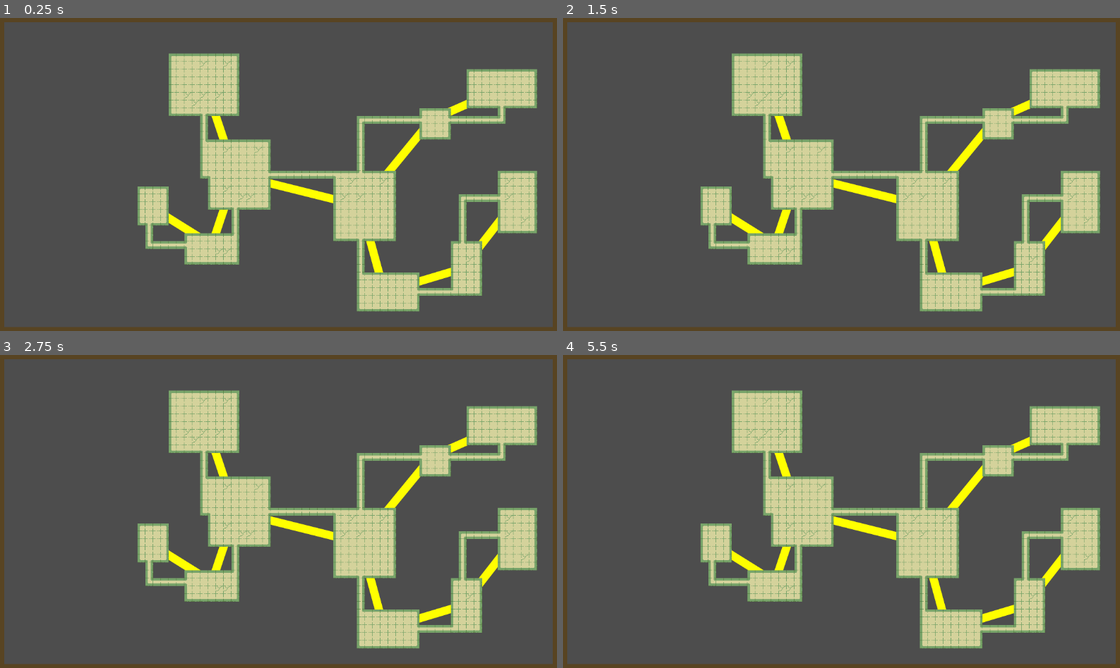
Above: before the commit, frames 1-4 (two rows, left to right).
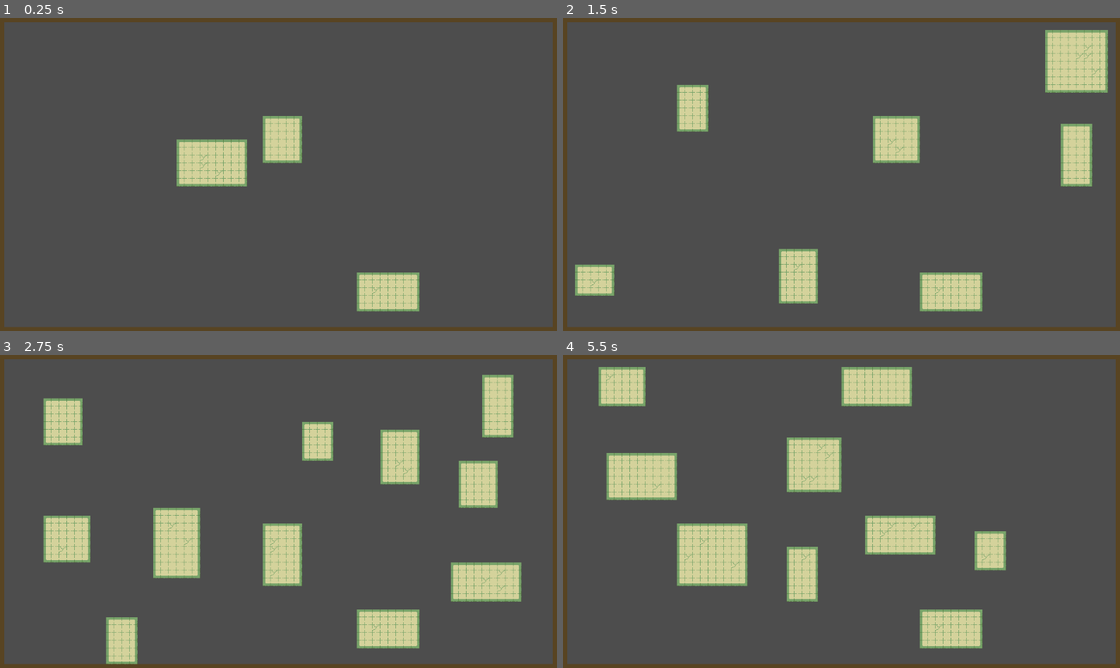
Above: after the commit, the same moments.

Repository: JYiuDev/Godot_ProcGen_Study
Game: Godot game, scene res://2D_RoomFirst_DungeonGen/room_first_dungeon_gen.tscn
Same seed, same stepped clock (60 frames per second), same inputs: the game is played once before the commit and once after it. This scene is started directly instead of the project's main scene.
Inputs:
- Up to frame 1 (0.25 s): no input
- Up to frame 2 (1.5 s): tap Enter (ui_accept) at 0.5, 0.77 s; hold Down (ui_down) from 1.28 s (still down)
- Up to frame 3 (2.75 s): tap Enter (ui_accept) at 1.52 s; release Down (ui_down) at 2.03 s
- Up to frame 4 (5.5 s): tap Enter (ui_accept) at 3.02, 3.77, 4.52 s; hold Down (ui_down) from 3.53 s (still down)

The runs differ from the first frame. In frame 1, 18% of the frame differs, in the area x 24-97%, y 11-89%; in frame 2, 23%; in frame 3, 27%, in the area x 7-97%, y 6-99%; in frame 4, 25%.
Error before the commit: Trying to assign a value of type "PackedInt64Array" to a variable of type "Array[int]". (res://2D_RoomFirst_DungeonGen/Scripts/RoomFirstGenerator.gd:163)

Commit message:
update

Diff:
--- a/2D_RoomFirst_DungeonGen/Scripts/RoomFirstGenerator.gd
+++ b/2D_RoomFirst_DungeonGen/Scripts/RoomFirstGenerator.gd
@@ -7,7 +7,7 @@
 
 var room_attempts: int = 10 #maximum amount of times to try and create a room when the previous did not fit
 
-@export var room_count: int = 10
+@export var room_count: int = 15
 @export var min_room_size: int = 5
 @export var max_room_size: int = 10
 @export var min_room_seperation: int = 1
@@ -15,6 +15,7 @@
 @export var loop_amount: int = 2
 
 var path:AStar2D = AStar2D.new()
+var drawMSP: bool = false
 
 # Called when the node enters the scene tree for the first time.
 func _ready():
@@ -26,10 +27,19 @@
 	#make_room(Rect2i(boundry.position.x + boundry.size.x - 1,1,2,1))
 	generate_rooms(room_count)
 
+
 func _input(event):
 	#if enter is pressed, reload scene
 	if event.is_action_pressed("ui_accept"):
 		get_tree().reload_current_scene()
+	if event.is_action_pressed("ui_down"):
+		drawMSP = false
+
+func _process(delta):
+	if(drawMSP):
+		queue_redraw()
+	else:
+		draw
 
 func visualize_boundry(): #Represent the boundry of the usable area with solid color tiles
 	var top_left:Vector2i = boundry.position
@@ -91,6 +101,7 @@
 
 		if valid_space:
 			make_room(Rect2(room_pos,room_size))
+			await get_tree().create_timer(0.1).timeout
 	create_MSP()
 
 	#Loop through generated path nodes and generate corridors according to connections
@@ -103,8 +114,9 @@
 				var neighbour_pos = path.get_point_position(neighbour_id)
 				#print("room pos: ", room_pos, "neighbour pos: ", neighbour_pos)
 				make_corridors(room_pos, neighbour_pos)
+				await get_tree().create_timer(0.1).timeout
 		path_ids_dupe.erase(room_id)
-
+	drawMSP = false
 
 func make_corridors(start: Vector2, end: Vector2):
 	var x_diff: int = sign(end.x - start.x)
@@ -133,6 +145,7 @@
 	tilemap.set_cells_terrain_connect(0, corridor_cells,0,0)
 
 func create_MSP(): #Create a min spanning tree with the position of rooms(Rect2) using primms algo
+	drawMSP = true
 	var room_positions: Array[Vector2]
 	for room in room_list:
 		room_positions.append(room.get_center())
@@ -156,11 +169,10 @@
 		path.add_point(new_id, min_dist_point)
 		path.connect_points(path.get_closest_point(current_poiont), new_id)
 		room_positions_dupe.erase(min_dist_point)
-
 	# randomly add loops into the MSP to make the dungeon path more interesting
 	# room will look for the second closest candidates to form loop
 	for n in loop_amount:
-		var node_list:Array[int] = path.get_point_ids()
+		var node_list:Array = path.get_point_ids()
 		var node1 = node_list.pick_random()
 		var node1_pos: Vector2 = path.get_point_position(node1)
 		var min_dist: float = INF
@@ -179,9 +191,8 @@
 			path.connect_points(node1, min_dist_room)
 		node_list.erase(node1)
 
-
 func _draw():
-	if path:
+	if path && drawMSP:
 		for id in path.get_point_count():
 			for c in path.get_point_connections(id):
 				var pp = path.get_point_position(id)
Binary file added: gifs/room_first_maze.gif
